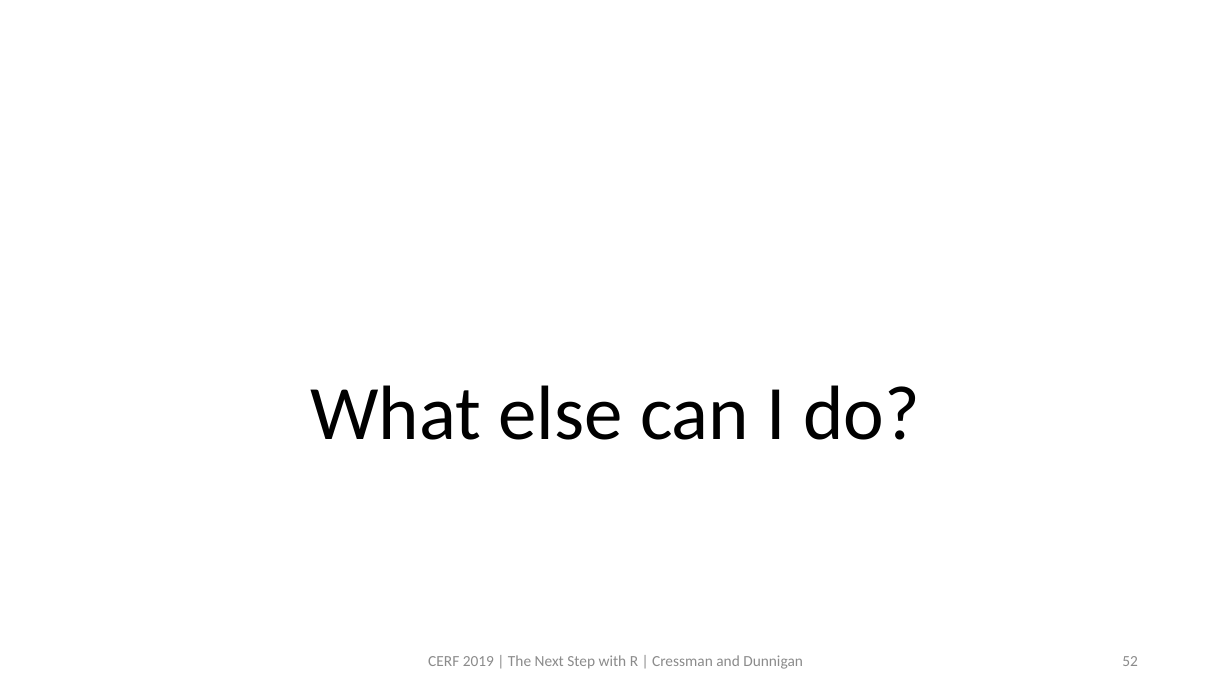
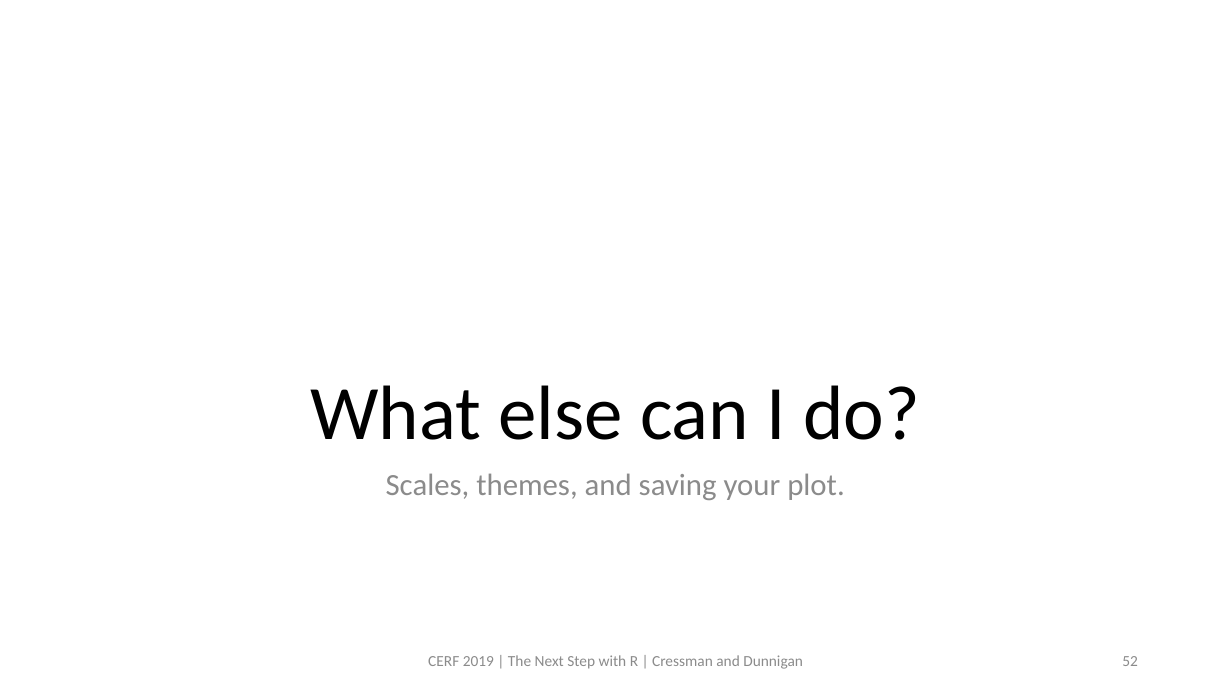
Before and after one commit to swmpkim/2019_CERF, a slide deck: slide 52 of slides/01_Visualize.pptx. Drawn at 1232x693 pixels with LibreOffice and Linux fonts; fonts in the diff are those of the drawing. Boxes give left, top, right and bottom in pixels: in the first picture for what was removed or moved away, otherwise in the second. Text is boxed around its words. In the diff, an @@ line names an element or a change of style, - is before the commit and + after.

```diff
--- a/slides/01_Visualize.pptx
+++ b/slides/01_Visualize.pptx
@@ text added at bbox=[386, 473, 844, 500], 24 pt, text #8C8C8C @@
+Scales, themes, and saving your plot.
```
Also in this commit, not shown: 9 other slides changed, 10 slides added.
